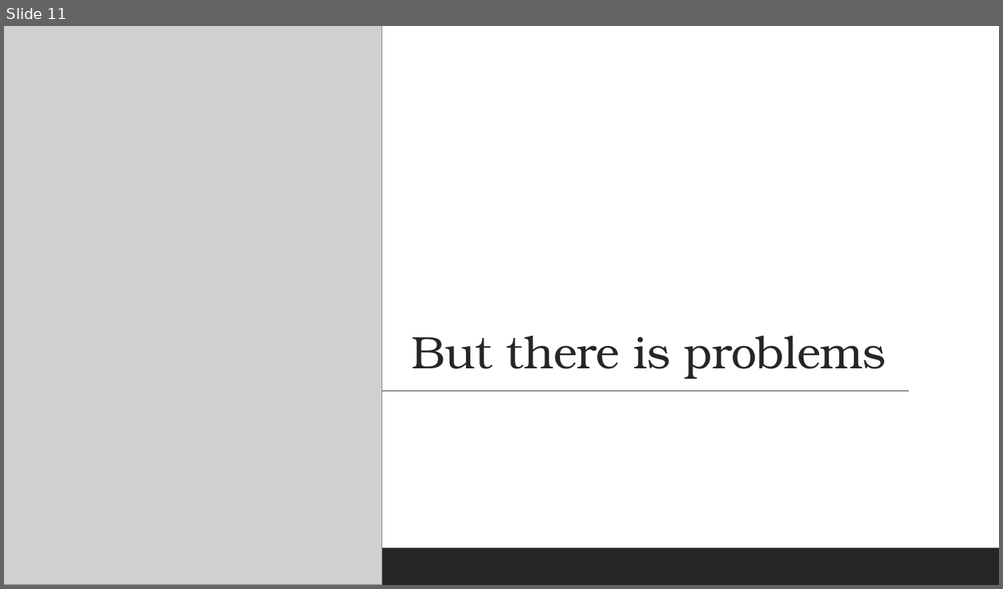
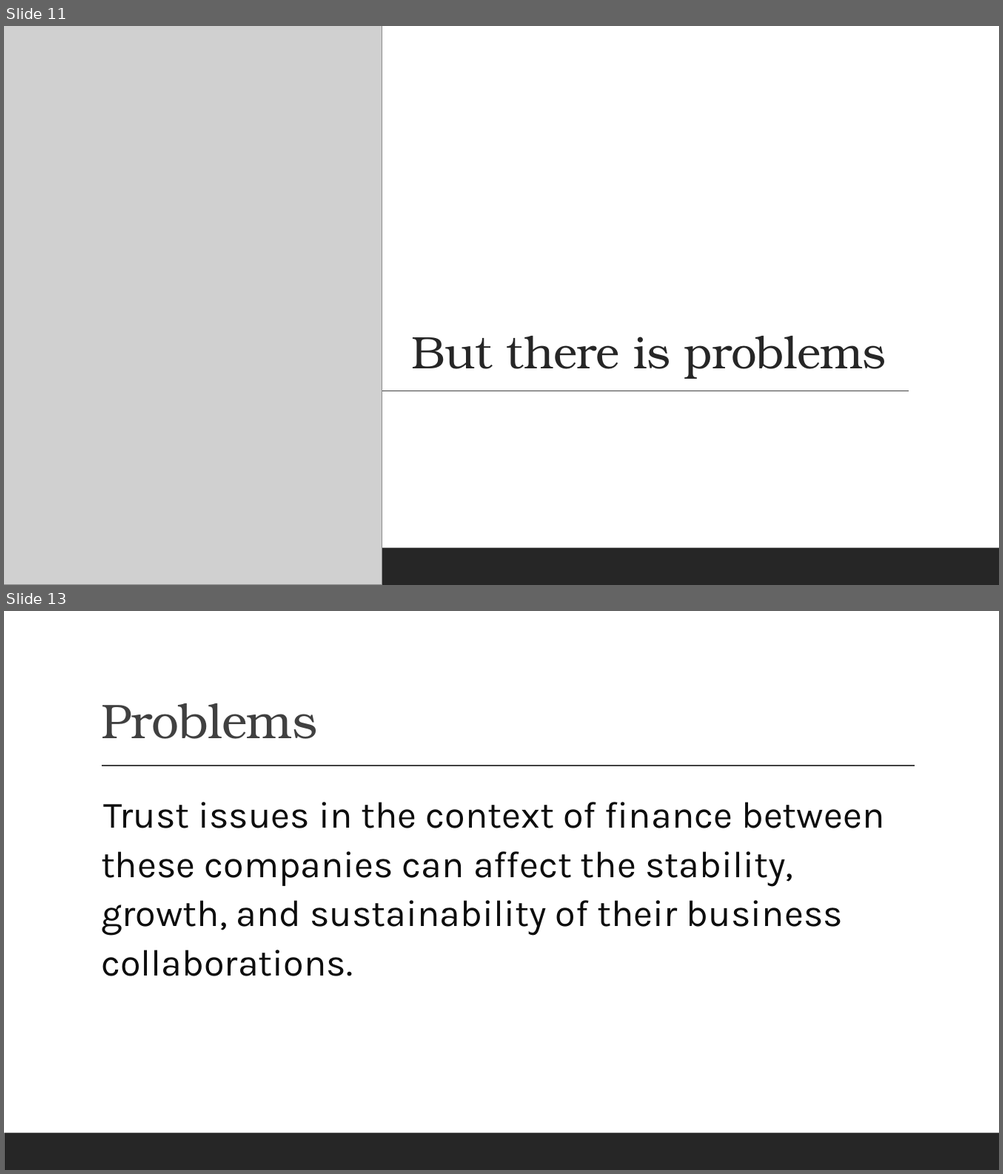
Before and after one commit to Brevalda1/financebrevaldabaru, a slide deck: ONLINE COMPANY EXPENSE RECORDING WEBSITE BASED ON MULTI-COMPANY.pptx. Shown one above the other, each under a label of ours: slide 11 before the commit, slides 11 and 13 after it; the slides between them are not shown. The pictures are 1003x589 and 1003x1174 pixels, drawn with LibreOffice and Linux fonts; fonts in the diff are those of the drawing; grey boxes stand for pictures. Boxes give left, top, right and bottom in pixels: in the first picture for what was removed or moved away, otherwise in the second. Text is boxed around its words. In the diff, an @@ line names an element or a change of style, - is before the commit and + after.

```diff
--- a/ONLINE COMPANY EXPENSE RECORDING WEBSITE BASED ON MULTI-COMPANY.pptx
+++ b/ONLINE COMPANY EXPENSE RECORDING WEBSITE BASED ON MULTI-COMPANY.pptx
@@ slide 13 added at [4, 611, 999, 1170], background #FFFFFF; not listed: 1 template element that a slide beside it also shows @@
@@ title added at [101, 703, 317, 739], 47 pt, text #404040 @@
+Problems
@@ line added from (102, 766) to (915, 766), #404040 1 pt @@
@@ text added at [101, 802, 884, 977], 36 pt, text #0D0D0D @@
+  Trust issues in the context of finance between these companies can affect the stability, growth, and sustainability of their business collaborations.
```
Also in this commit, not shown: 14 other slides added, 2 slides removed, 1 other file.
